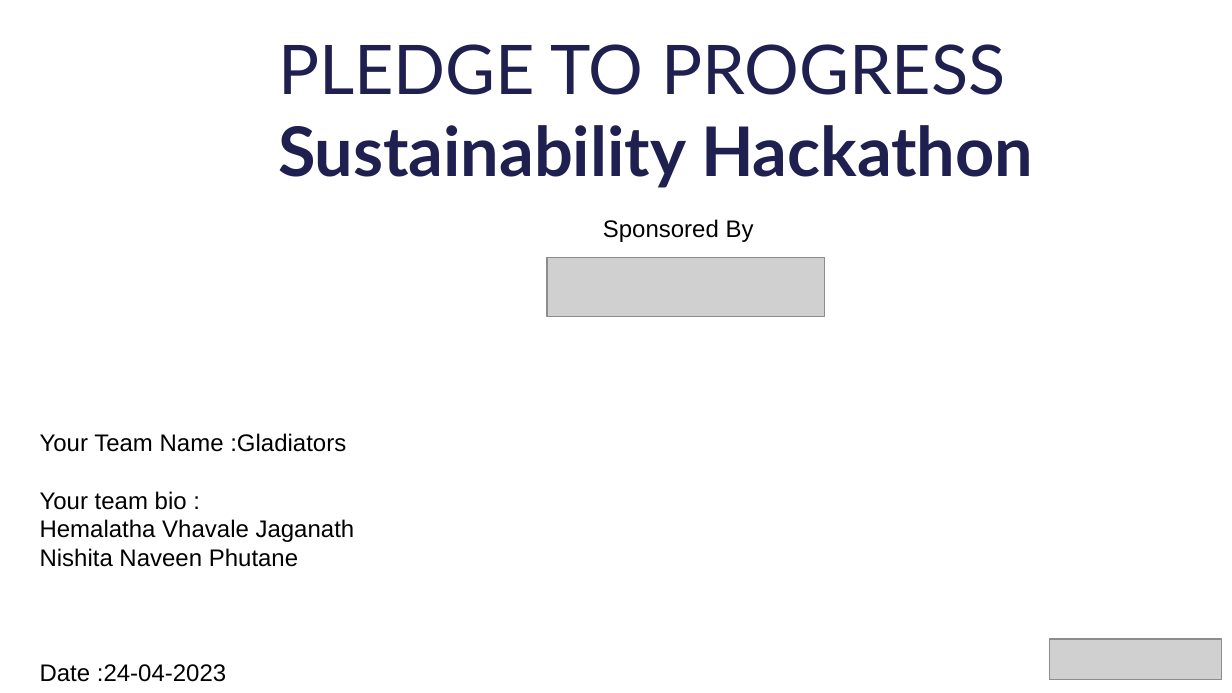
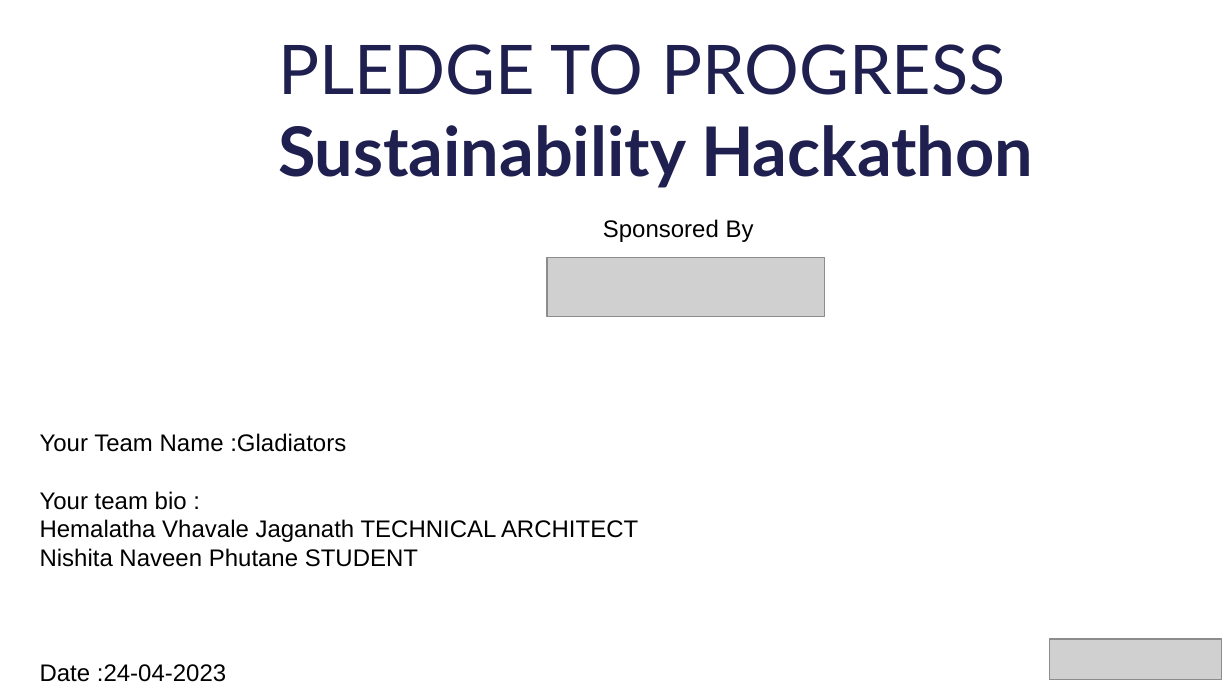
Before and after one commit to HemalathaVhavale/sustainability-hack, a slide deck: slide 1 of idea/PLEDGE_TO_PROGRES_Microsoft_Sustainability_Submission.pptx. Drawn at 1232x693 pixels with LibreOffice and Linux fonts; fonts in the diff are those of the drawing; grey boxes stand for pictures; background and template pictures are left out. Boxes give left, top, right and bottom in pixels: in the first picture for what was removed or moved away, otherwise in the second. Text is boxed around its words. In the diff, an @@ line names an element or a change of style, - is before the commit and + after.

```diff
--- a/idea/PLEDGE_TO_PROGRES_Microsoft_Sustainability_Submission.pptx
+++ b/idea/PLEDGE_TO_PROGRES_Microsoft_Sustainability_Submission.pptx
@@ text at (40, 519, 638, 567): text changed @@
-Hemalatha Vhavale Jaganath
-Nishita Naveen Phutane
+Hemalatha Vhavale Jaganath TECHNICAL ARCHITECT
+Nishita Naveen Phutane STUDENT
```
Also in this commit, not shown: 1 other slide changed.
